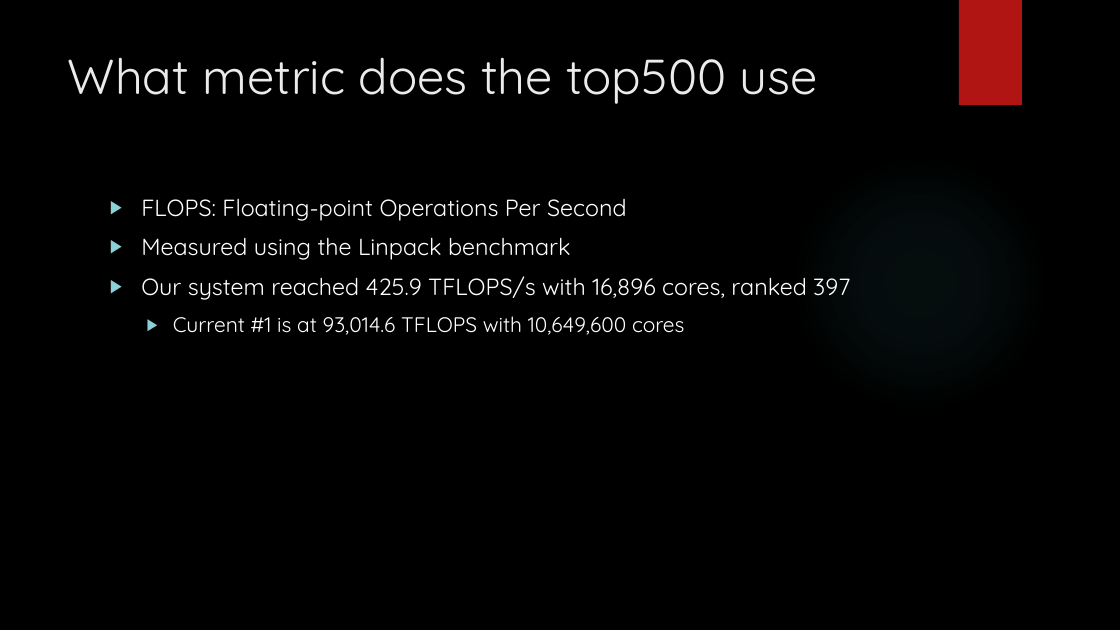
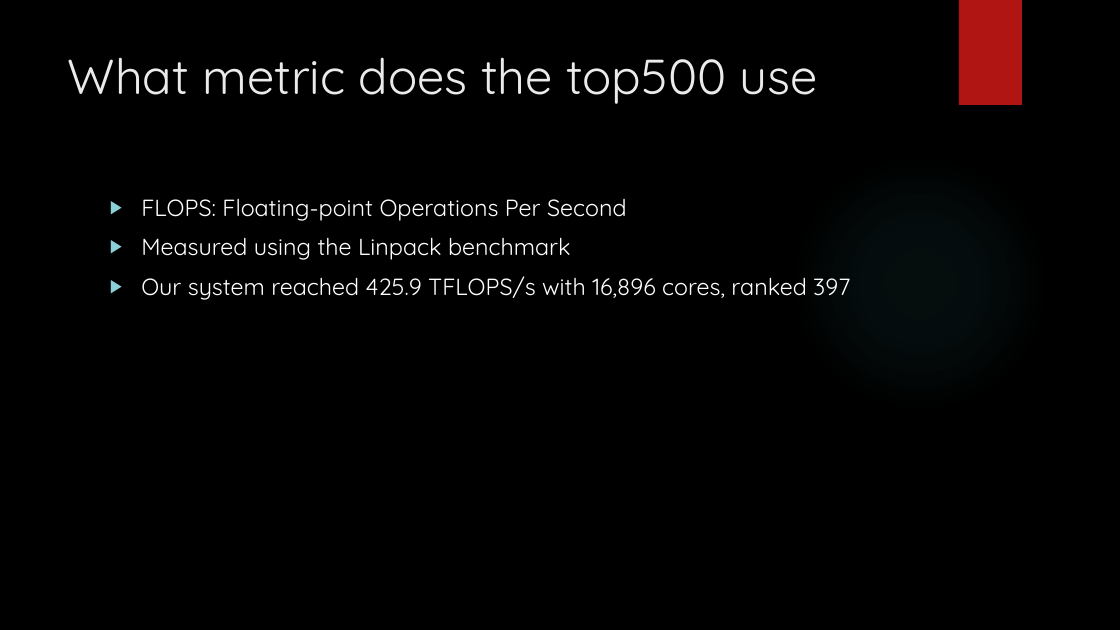
Before and after one commit to intentions/localtalk, a slide deck: slide 3 of XeonPhiTalk.pptx. Drawn at 1120x630 pixels with LibreOffice and Linux fonts; fonts in the diff are those of the drawing; background and template pictures are left out. Boxes give left, top, right and bottom in pixels: in the first picture for what was removed or moved away, otherwise in the second. Text is boxed around its words. In the diff, an @@ line names an element or a change of style, - is before the commit and + after.

```diff
--- a/XeonPhiTalk.pptx
+++ b/XeonPhiTalk.pptx
@@ text at bbox=[173, 316, 684, 335]: paragraph removed @@
-  ▶ Current #1 is at 93,014.6 TFLOPS with 10,649,600 cores
```
Also in this commit, not shown: 2 other slides changed, 1 other file.
